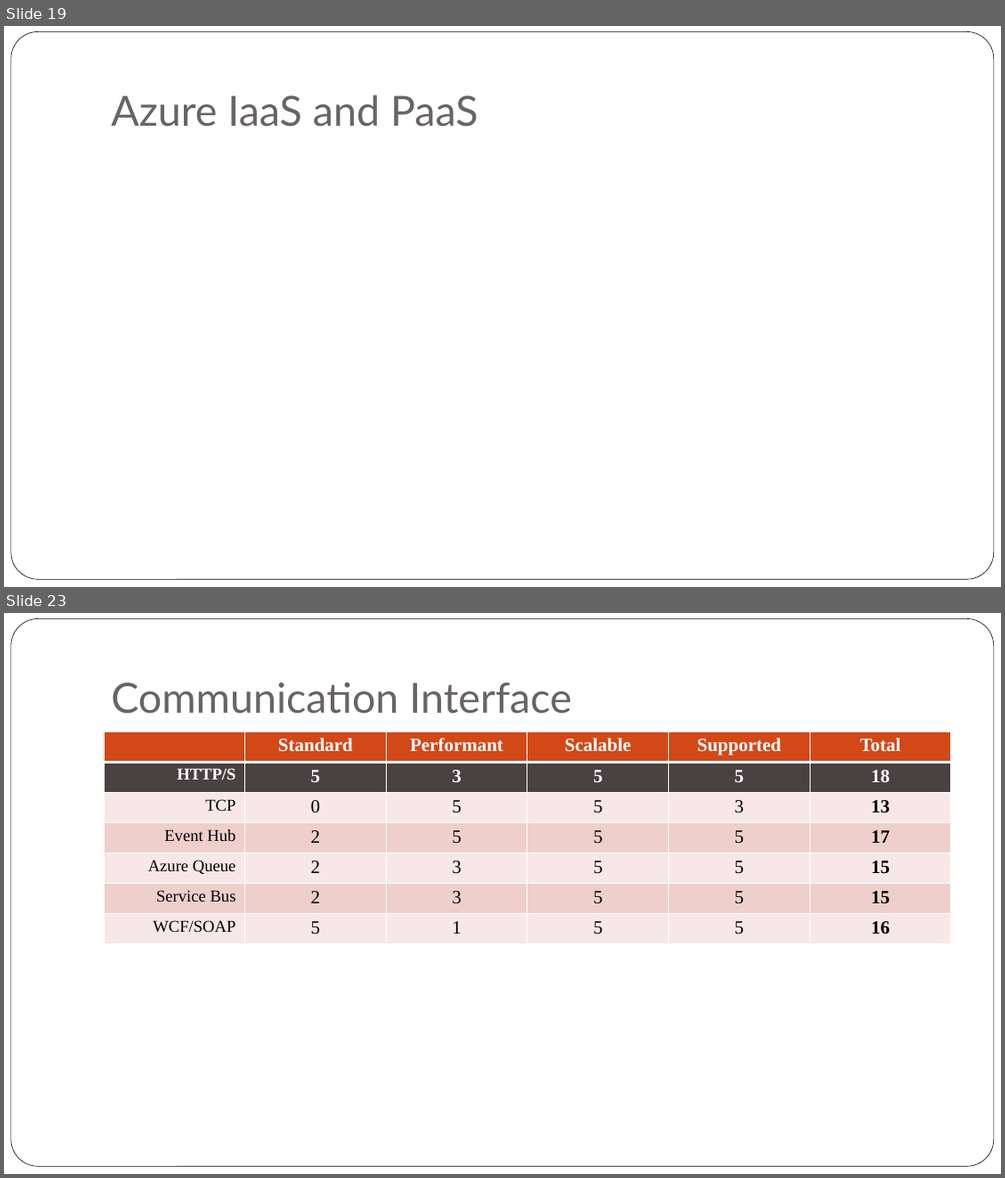
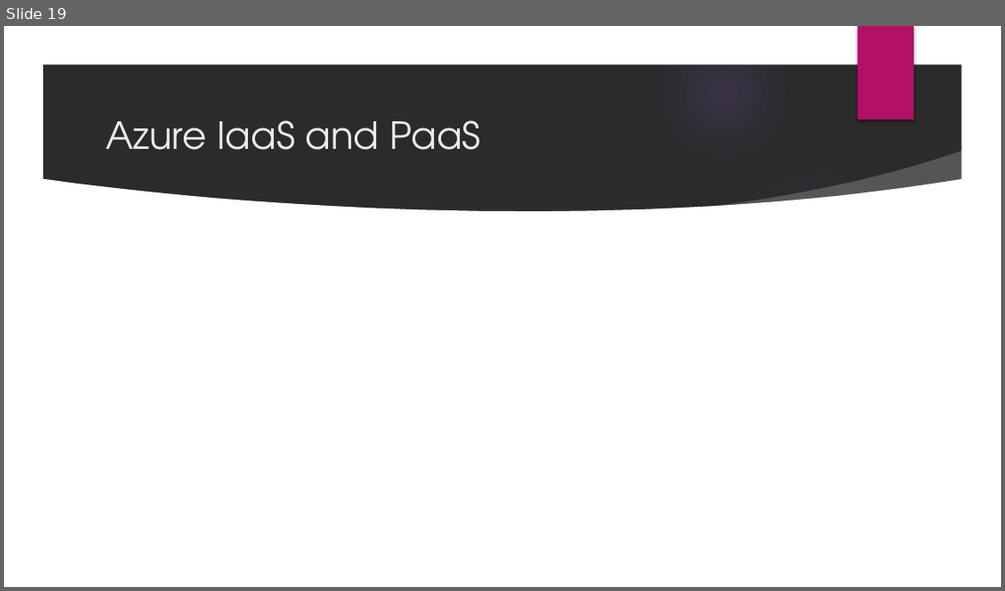
Before and after one commit to iskandersierra/DevSharp, a slide deck: Docs/Distributed Architecture.pptx. Shown one above the other, each under a label of ours: slides 19 and 23 before the commit, slide 19 after it; the slides between them are not shown. The pictures are 1005x1178 and 1005x591 pixels, drawn with LibreOffice and Linux fonts; fonts in the diff are those of the drawing; background and template pictures are left out; a plain dark background stands for a picture behind light text. Boxes give left, top, right and bottom in pixels: in the first picture for what was removed or moved away, otherwise in the second. Text is boxed around its words. In the diff, an @@ line names an element or a change of style, - is before the commit and + after.

```diff
--- a/Docs/Distributed Architecture.pptx
+++ b/Docs/Distributed Architecture.pptx
@@ slide 23 removed at <box>4,613,1001,1174</box>, background #FFFFFF; not listed: 1 template element that a slide beside it also shows @@
@@ title removed at <box>111,682,571,714</box> @@
-Communication Interface
@@ table removed at <box>104,731,952,943</box>, 7 rows, 6 columns @@
- | Standard | Performant | Scalable | Supported | Total
-HTTP/S | 5 | 3 | 5 | 5 | 18
-TCP | 0 | 5 | 5 | 3 | 13
-Event Hub | 2 | 5 | 5 | 5 | 17
-Azure Queue | 2 | 3 | 5 | 5 | 15
-Service Bus | 2 | 3 | 5 | 5 | 15
-WCF/SOAP | 5 | 1 | 5 | 5 | 16
@@ slide 19 changed as well @@
@@ background #FFFFFF to picture (left out) @@
@@ group added at <box>4,26,1001,587</box>: 5 ellipses, 3 freeform shapes @@
@@ rounded rectangle removed at <box>11,32,994,580</box> @@
@@ rectangle added at <box>858,26,914,119</box>, fill #B31166 @@
@@ title "Azure IaaS and PaaS": place and size @@
-title "Azure IaaS and PaaS" at <box>111,95,477,127</box>
+title "Azure IaaS and PaaS" at <box>105,120,480,150</box>
@@ title "Azure IaaS and PaaS" at <box>105,120,480,150</box>: size 40 to 36 pt, font Lato to TeX Gyre Adventor, text colour #696464 to #EBEBEB; vertical alignment bottom to middle @@
```
Also in this commit, not shown: 21 other slides changed.
